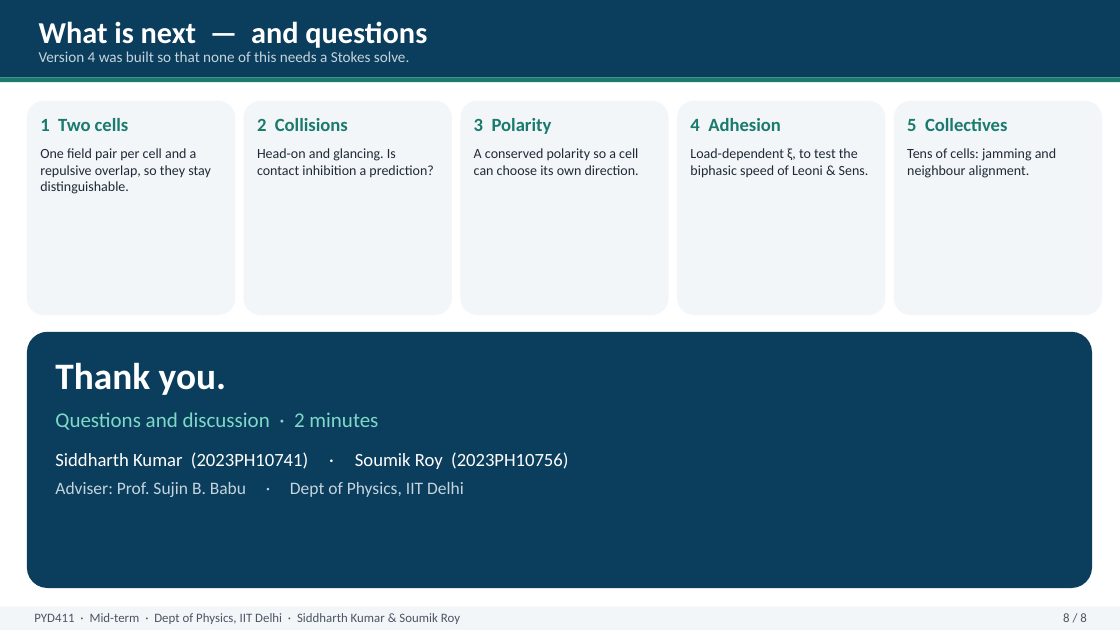
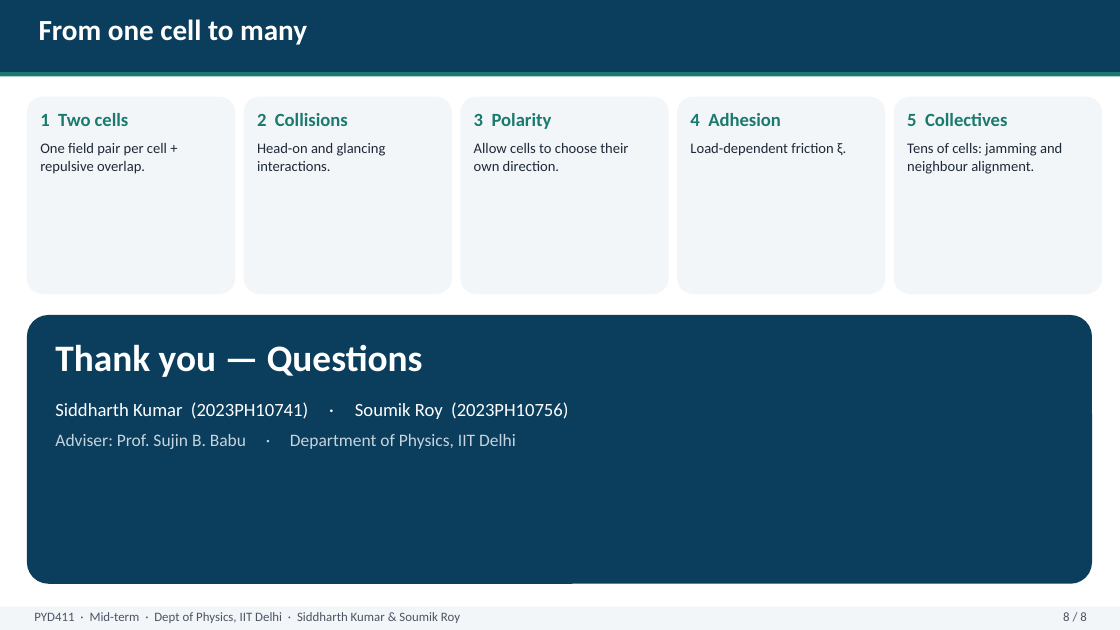
Before and after one commit to ariaydrouch/f, a slide deck: slide 8 of presentation/PYD411_midsem_presentation.pptx. Drawn at 1120x630 pixels with LibreOffice and Linux fonts; fonts in the diff are those of the drawing. Boxes give left, top, right and bottom in pixels: in the first picture for what was removed or moved away, otherwise in the second. Text is boxed around its words. In the diff, an @@ line names an element or a change of style, - is before the commit and + after.

```diff
--- a/presentation/PYD411_midsem_presentation.pptx
+++ b/presentation/PYD411_midsem_presentation.pptx
@@ rectangle: place and size @@
-rectangle at box(0, 0, 1120, 77)
+rectangle at box(0, 0, 1120, 72)
@@ text removed at box(39, 21, 427, 48) @@
-What is next — and questions
@@ text added at box(39, 19, 307, 45), 25 pt, text #FFFFFF, bold @@
+From one cell to many
@@ text removed at box(39, 51, 409, 62) @@
-Version 4 was built so that none of this needs a Stokes solve.
@@ rectangle: place and size @@
-rectangle at box(0, 77, 1120, 82)
+rectangle at box(0, 72, 1120, 76)
@@ rounded rectangle: place and size @@
-rounded rectangle at box(27, 101, 235, 315)
+rounded rectangle at box(27, 97, 235, 294)
@@ rounded rectangle: place and size @@
-rounded rectangle at box(244, 101, 452, 315)
+rounded rectangle at box(244, 97, 452, 294)
@@ rounded rectangle: place and size @@
-rounded rectangle at box(460, 101, 669, 315)
+rounded rectangle at box(460, 97, 669, 294)
@@ rounded rectangle: place and size @@
-rounded rectangle at box(677, 101, 886, 315)
+rounded rectangle at box(677, 97, 886, 294)
@@ rounded rectangle: place and size @@
-rounded rectangle at box(894, 101, 1102, 315)
+rounded rectangle at box(894, 97, 1102, 294)
@@ text at box(40, 143, 167, 174): text changed; size 12 to 12.5 pt @@
-One field pair per cell and a repulsive overlap, so they stay distinguishable.
+One field pair per cell + repulsive overlap.
@@ text at box(257, 143, 386, 171): text changed; size 12 to 12.5 pt @@
-Head-on and glancing. Is contact inhibition a prediction?
+Head-on and glancing interactions.
@@ text at box(474, 143, 628, 171): text changed; size 12 to 12.5 pt @@
-A conserved polarity so a cell can choose its own direction.
+Allow cells to choose their own direction.
@@ text at box(690, 143, 846, 156): text changed; size 12 to 12.5 pt @@
-Load-dependent ξ, to test the biphasic speed of Leoni & Sens.
+Load-dependent friction ξ.
@@ text at box(907, 143, 1062, 174): size 12 to 12.5 pt in "Tens of cells: jamming and neighbour alignment." @@
@@ rounded rectangle: place and size @@
-rounded rectangle at box(27, 332, 1092, 588)
+rounded rectangle at box(27, 315, 1092, 584)
@@ text "Thank you — Questions": place and size @@
-text "Thank you — Questions" at box(55, 362, 464, 497)
+text "Thank you — Questions" at box(55, 344, 516, 449)
@@ text at box(55, 344, 423, 377): text changed; size 18 to 32 pt; text colour #7ED9C8 to #FFFFFF; bold on @@
-Thank you.
-Questions and discussion · 2 minutes
+Thank you — Questions
@@ text at box(55, 402, 308, 419): more space between paragraphs @@
@@ text at box(55, 434, 516, 449): text changed @@
-Adviser: Prof. Sujin B. Babu · Dept of Physics, IIT Delhi
+Adviser: Prof. Sujin B. Babu · Department of Physics, IIT Delhi
```
Also in this commit, not shown: 7 other slides changed, 2 other files.
